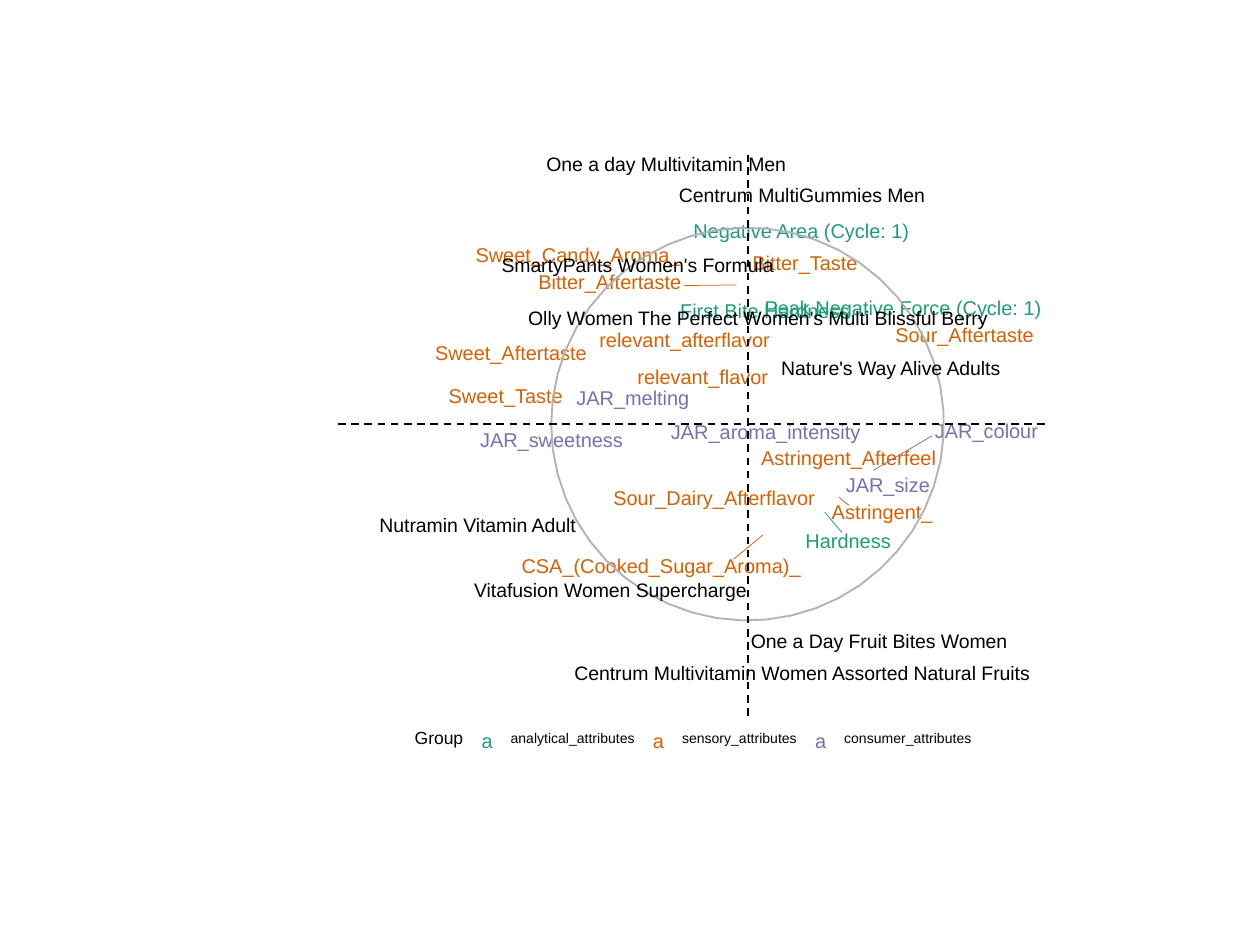
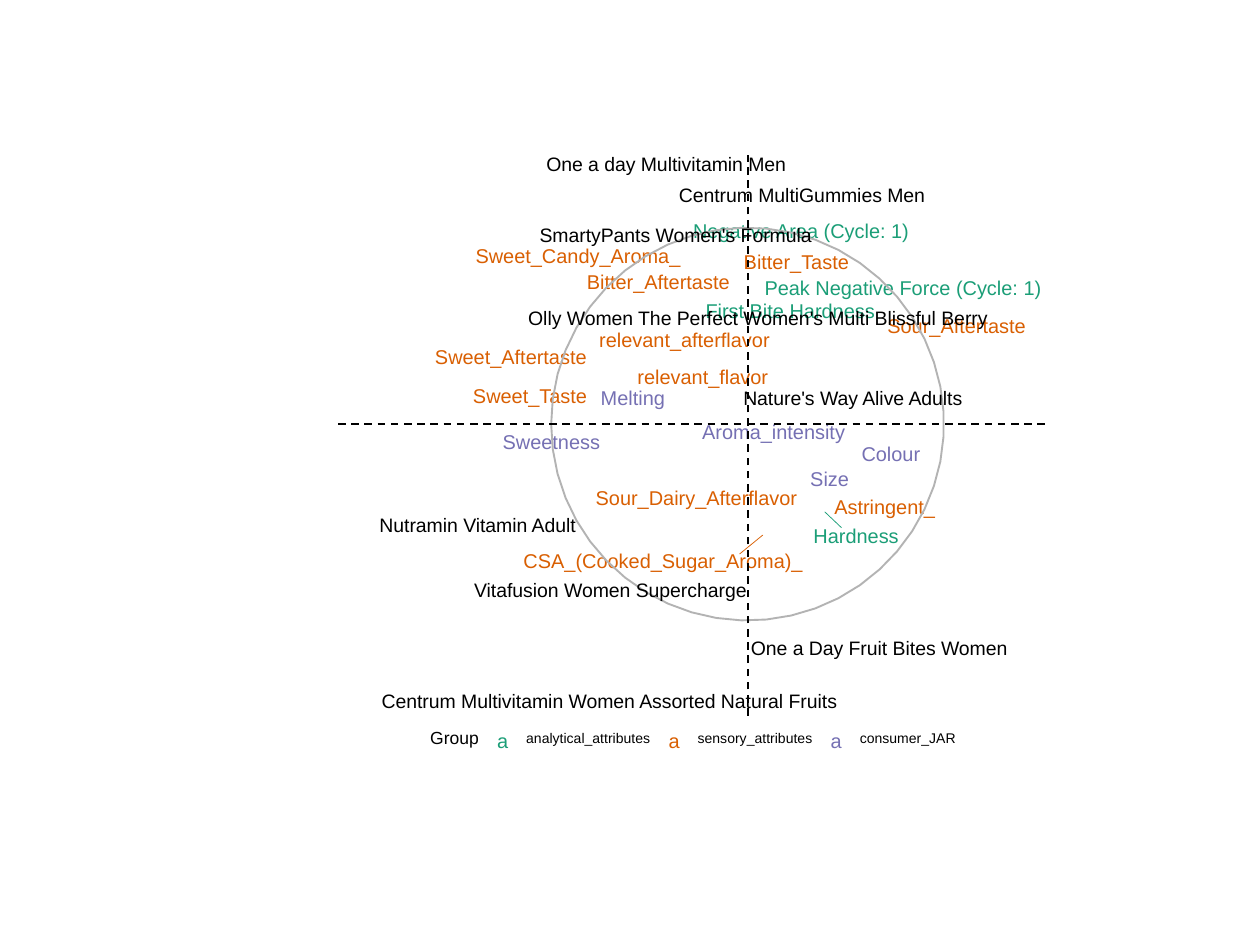
Before and after one commit to paritosh-aigora/gsk-centrum-classic, a slide deck: slide 8 of output/ppt_for_danielle/biplot.pptx. Drawn at 1260x945 pixels with LibreOffice and Linux fonts; fonts in the diff are those of the drawing. Boxes give left, top, right and bottom in pixels: in the first picture for what was removed or moved away, otherwise in the second. Text is boxed around its words. In the diff, an @@ line names an element or a change of style, - is before the commit and + after.

```diff
--- a/output/ppt_for_danielle/biplot.pptx
+++ b/output/ppt_for_danielle/biplot.pptx
@@ text "SmartyPants Women's Formula": place and size @@
-text "SmartyPants Women's Formula" at box(502, 257, 774, 277)
+text "SmartyPants Women's Formula" at box(540, 227, 812, 247)
@@ text "Bitter_Taste": place and size @@
-text "Bitter_Taste" at box(752, 254, 857, 274)
+text "Bitter_Taste" at box(744, 253, 849, 273)
@@ text "Bitter_Aftertaste": place and size @@
-text "Bitter_Aftertaste" at box(538, 273, 681, 293)
+text "Bitter_Aftertaste" at box(587, 274, 730, 294)
@@ text "Peak Negative Force (Cycle: 1)": place and size @@
-text "Peak Negative Force (Cycle: 1)" at box(765, 300, 1042, 320)
+text "Peak Negative Force (Cycle: 1)" at box(765, 280, 1042, 299)
@@ text "First Bite Hardness": place and size @@
-text "First Bite Hardness" at box(680, 302, 849, 322)
+text "First Bite Hardness" at box(706, 303, 875, 323)
@@ text "Sour_Aftertaste": place and size @@
-text "Sour_Aftertaste" at box(895, 327, 1033, 347)
+text "Sour_Aftertaste" at box(887, 317, 1025, 337)
@@ text "Sweet_Aftertaste": place and size @@
-text "Sweet_Aftertaste" at box(435, 344, 587, 364)
+text "Sweet_Aftertaste" at box(435, 348, 587, 368)
@@ text "Sweet_Taste": place and size @@
-text "Sweet_Taste" at box(449, 387, 563, 407)
+text "Sweet_Taste" at box(473, 387, 587, 407)
@@ text "Nature's Way Alive Adults": place and size @@
-text "Nature's Way Alive Adults" at box(781, 359, 1001, 379)
+text "Nature's Way Alive Adults" at box(743, 389, 963, 409)
@@ text at box(601, 390, 665, 409): text changed @@
-JAR_melting
+Melting
@@ text at box(503, 433, 600, 453): text changed @@
-JAR_sweetness
+Sweetness
@@ text at box(702, 423, 845, 443): text changed @@
-JAR_aroma_intensity
+Aroma_intensity
@@ group removed at box(684, 285, 936, 507): 3 freeform shapes, 1 text @@
-Astringent_Afterfeel
@@ text at box(862, 446, 921, 461): text changed @@
-JAR_colour
+Colour
@@ text at box(810, 471, 849, 486): text changed @@
-JAR_size
+Size
@@ text "Sour_Dairy_Afterflavor": place and size @@
-text "Sour_Dairy_Afterflavor" at box(613, 490, 814, 509)
+text "Sour_Dairy_Afterflavor" at box(596, 490, 797, 509)
@@ text "Astringent_": place and size @@
-text "Astringent_" at box(832, 503, 933, 523)
+text "Astringent_" at box(834, 499, 935, 519)
@@ freeform shape: place and size @@
-freeform shape at box(733, 536, 762, 559)
+freeform shape at box(740, 536, 762, 554)
@@ text "Hardness": place and size @@
-text "Hardness" at box(805, 532, 890, 548)
+text "Hardness" at box(813, 528, 898, 544)
@@ freeform shape: place and size @@
-freeform shape at box(824, 512, 842, 532)
+freeform shape at box(825, 512, 842, 527)
@@ text "CSA_(Cooked_Sugar_Aroma)_": place and size @@
-text "CSA_(Cooked_Sugar_Aroma)_" at box(522, 557, 801, 577)
+text "CSA_(Cooked_Sugar_Aroma)_" at box(523, 552, 802, 572)
@@ text "One a Day Fruit Bites ...": place and size @@
-text "One a Day Fruit Bites ..." at box(751, 634, 1007, 652)
+text "One a Day Fruit Bites ..." at box(751, 641, 1007, 659)
@@ text "Centrum Multivitamin Women Assorted Natural ...": place and size @@
-text "Centrum Multivitamin Women Assorted Natural ..." at box(574, 666, 1029, 685)
+text "Centrum Multivitamin Women Assorted Natural ..." at box(382, 694, 837, 713)
@@ rectangle: place and size @@
-rectangle at box(415, 726, 971, 756)
+rectangle at box(430, 726, 955, 756)
@@ 6 texts, 3 rectangles: place and size @@
-6 texts, 3 rectangles at box(415, 726, 835, 756)
+6 texts, 3 rectangles at box(430, 726, 852, 756)
@@ text at box(860, 733, 956, 746): text changed @@
-consumer_attributes
+consumer_JAR
```
Also in this commit, not shown: 9 other slides changed.
